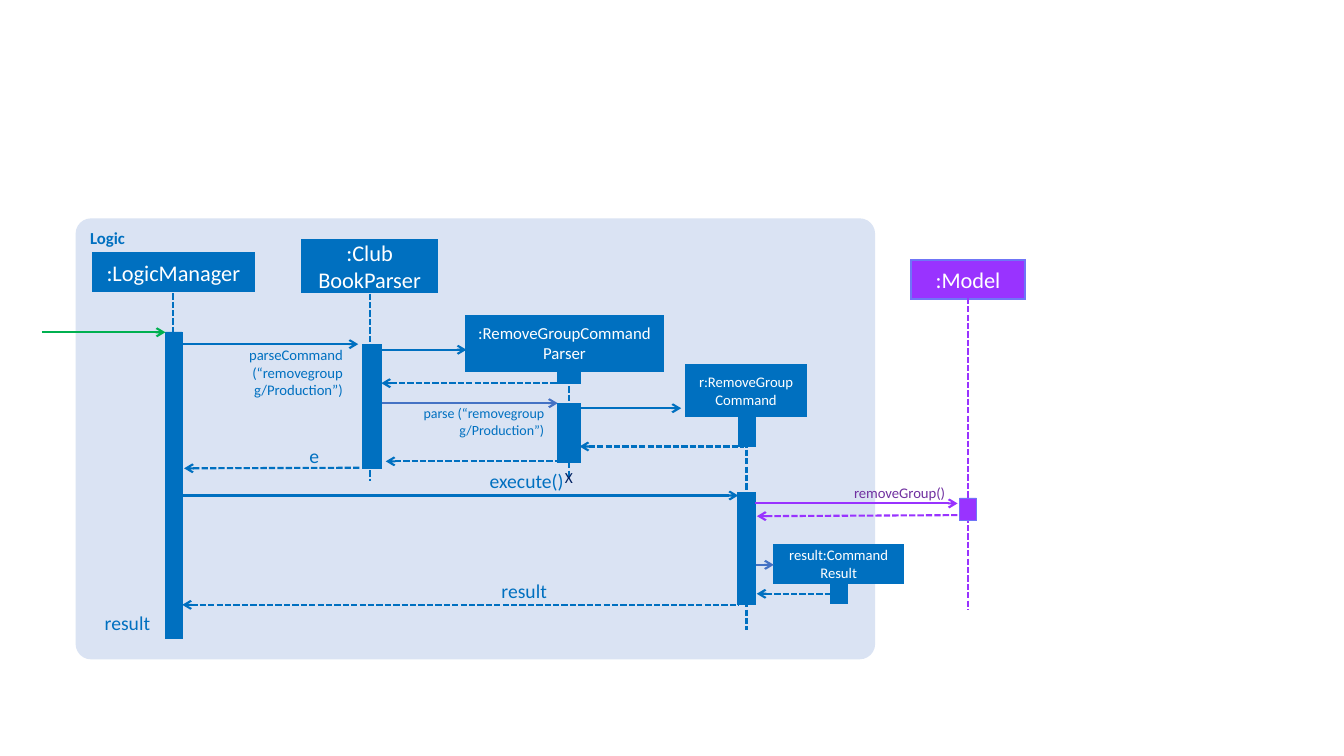
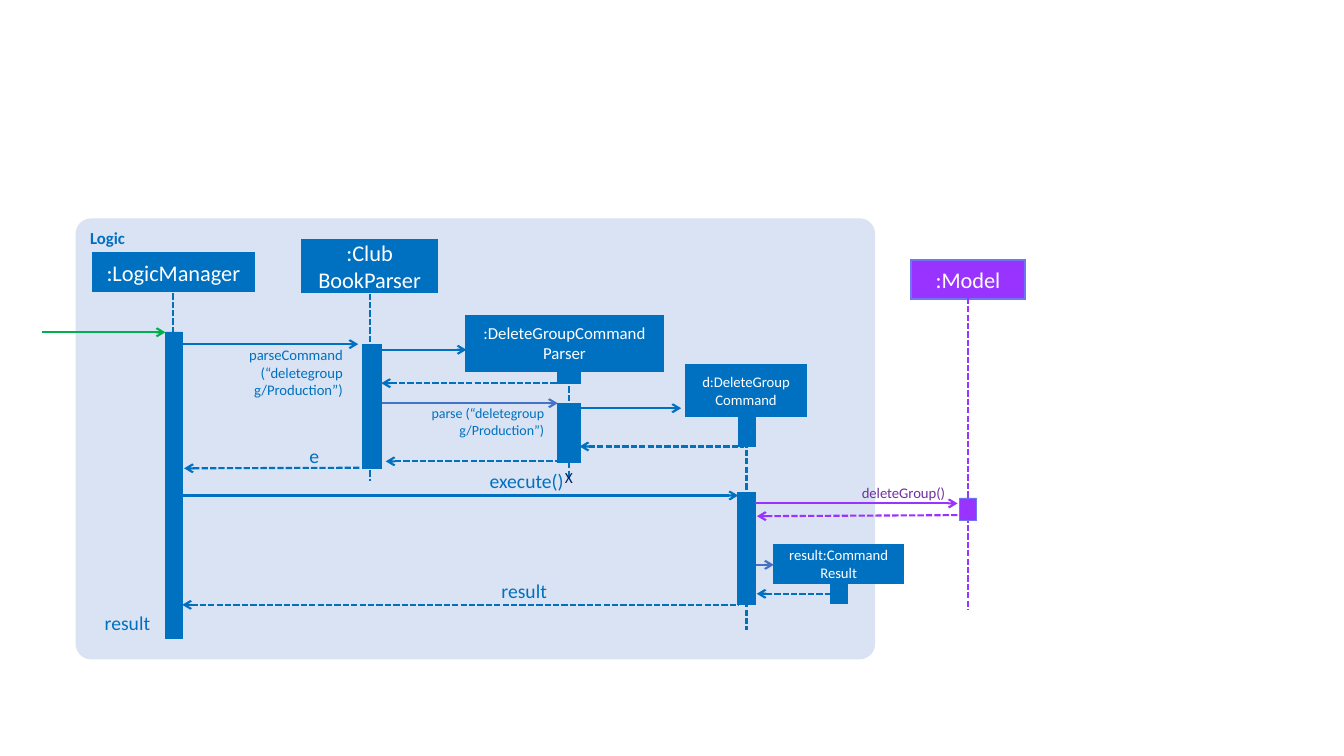
Before and after one commit to yash-chowdhary/addressbook-level4, a slide deck: slide 1 of docs/diagrams/SDforRemoveGroupCommandParser.pptx. Drawn at 1344x756 pixels with LibreOffice and Linux fonts; fonts in the diff are those of the drawing. Boxes give left, top, right and bottom in pixels: in the first picture for what was removed or moved away, otherwise in the second. Text is boxed around its words. In the diff, an @@ line names an element or a change of style, - is before the commit and + after.

```diff
--- a/docs/diagrams/SDforRemoveGroupCommandParser.pptx
+++ b/docs/diagrams/SDforRemoveGroupCommandParser.pptx
@@ text in rectangle at [483,327,645,342]: text changed @@
-:RemoveGroupCommand
+:DeleteGroupCommand
@@ text at [254,367,343,398]: text changed @@
-(“removegroup g/Production”)
+(“deletegroup g/Production”)
@@ text in rectangle at [702,376,789,405]: text changed @@
-r:RemoveGroupCommand
+d:DeleteGroup
+Command
@@ text at [432,408,544,438]: text changed @@
-parse (“removegroup g/Production”)
+parse (“deletegroup g/Production”)
@@ text at [862,487,945,503]: text changed @@
-removeGroup()
+deleteGroup()
```
Also in this commit, not shown: 8 other files.
